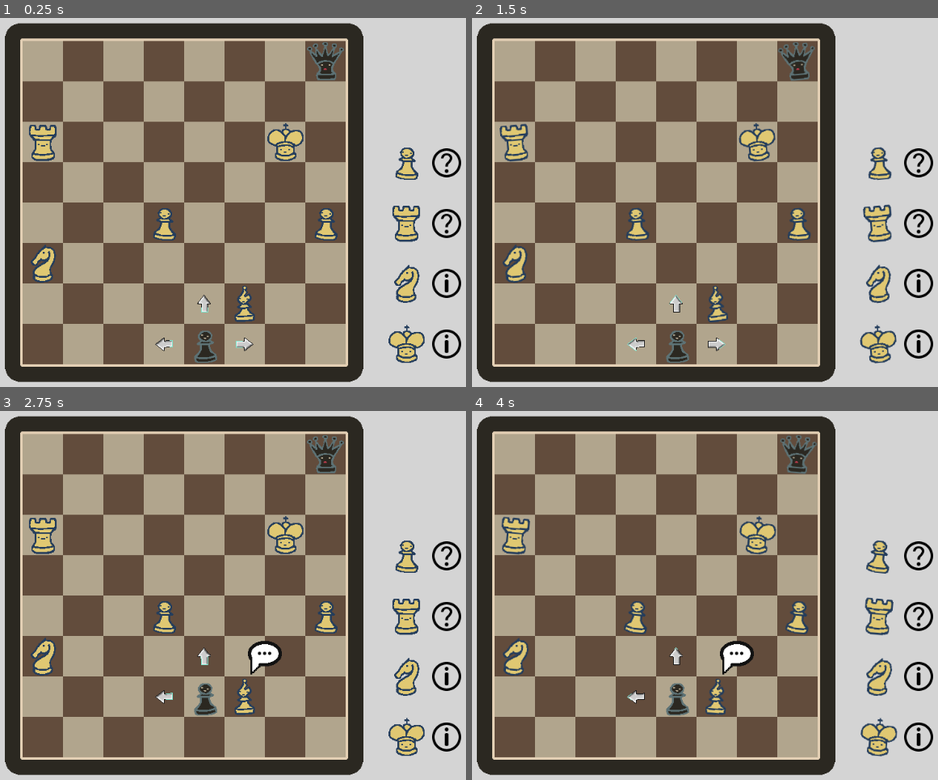
Above: before the commit, frames 1-4 (two rows, left to right).
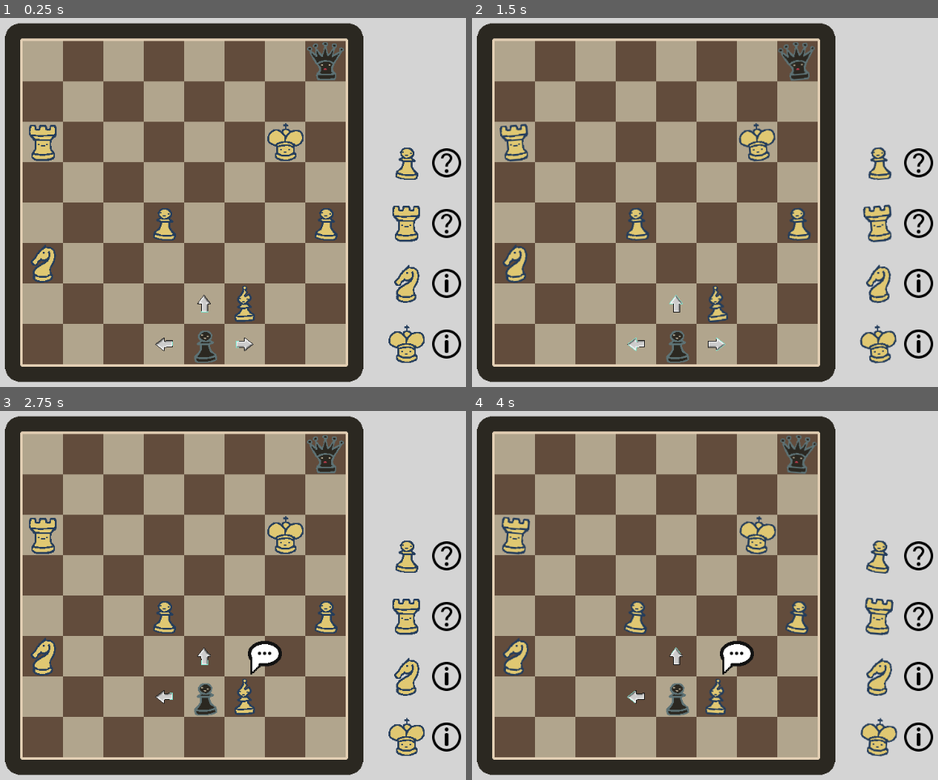
Above: after the commit, the same moments.

Repository: Windastella/ScribbleJam
Game: Godot game, scene res://Scenes/Main.tscn
Two runs of this game, one before a commit and one after it. Both use one fixed random seed, a clock stepped at 60 frames per second and the inputs below.
Inputs (mouse positions are in pixels of both pictures, inside the frame that each line leads up to):
- Up to frame 1 (0.25 s): no input
- Up to frame 2 (1.5 s): move the mouse to (718, 342) at 0.52 s; click (718, 342) at 0.67 s; move the mouse to (677, 342) at 1.27 s; click (677, 342) at 1.42 s
- Up to frame 3 (2.75 s): move the mouse to (205, 695) at 2.02 s; click (205, 695) at 2.17 s
- Up to frame 4 (4 s): move the mouse to (737, 654) at 2.77 s; click (737, 654) at 2.92 s; move the mouse to (756, 625) at 3.52 s; click (756, 625) at 3.67 s

The runs differ from the first frame. In frame 1, less than 0.1% of the frame differs, in the area x 36-53%, y 76-90%; in frame 2, less than 0.1%; in frame 3, less than 0.1%; in frame 4, less than 0.1%.

Commit message:
basic sounds

Diff:
--- a/Scenes/Base_Level.tscn
+++ b/Scenes/Base_Level.tscn
@@ -8,6 +8,7 @@
 [ext_resource path="res://assets/UI_Elements02.png" type="Texture" id=6]
 [ext_resource path="res://assets/UI_Button.tres" type="StyleBox" id=7]
 [ext_resource path="res://Scripts/Level.gd" type="Script" id=8]
+[ext_resource path="res://assets/Sounds/Thinking_Music.wav" type="AudioStream" id=9]
 
 [sub_resource type="RectangleShape2D" id=1]
 extents = Vector2( 256, 32 )
@@ -237,6 +238,10 @@
 __meta__ = {
 "_editor_description_": ""
 }
+
+[node name="AudioStreamPlayer" type="AudioStreamPlayer" parent="."]
+stream = ExtResource( 9 )
+autoplay = true
 [connection signal="body_entered" from="Board/Goal" to="." method="_on_Goal_body_entered"]
 [connection signal="pressed" from="CanvasLayer/UI/Options/CenterContainer/HBoxContainer/King" to="." method="_on_King_pressed"]
 [connection signal="pressed" from="CanvasLayer/UI/Options/CenterContainer/HBoxContainer/Queen" to="." method="_on_Queen_pressed"]
--- a/Scenes/Main.tscn
+++ b/Scenes/Main.tscn
@@ -1,10 +1,7 @@
-[gd_scene load_steps=3 format=2]
+[gd_scene load_steps=2 format=2]
 
 [ext_resource path="res://Scenes/Levels/Level1.tscn" type="PackedScene" id=1]
-[ext_resource path="res://Scripts/Main.gd" type="Script" id=2]
 
 [node name="Main" type="Node2D"]
-script = ExtResource( 2 )
-initial_scene = ExtResource( 1 )
 
-[node name="Level" type="Node2D" parent="."]
+[node name="Level" parent="." instance=ExtResource( 1 )]
--- a/Scenes/Player.tscn
+++ b/Scenes/Player.tscn
@@ -118,7 +118,7 @@
 
 [node name="Sprite" type="AnimatedSprite" parent="Arrows/Right"]
 frames = SubResource( 22 )
-frame = 19
+frame = 17
 speed_scale = 5.0
 playing = true
 
@@ -131,7 +131,7 @@
 [node name="Sprite" type="AnimatedSprite" parent="Arrows/Left"]
 rotation = 3.14159
 frames = SubResource( 22 )
-frame = 17
+frame = 15
 speed_scale = 5.0
 playing = true
 
@@ -144,7 +144,7 @@
 [node name="Sprite" type="AnimatedSprite" parent="Arrows/Up"]
 rotation = -1.5708
 frames = SubResource( 22 )
-frame = 18
+frame = 16
 speed_scale = 5.0
 playing = true
 
@@ -156,6 +156,8 @@
 
 [node name="Shape" type="CollisionShape2D" parent="Arrows/Down"]
 shape = SubResource( 23 )
+
+[node name="AudioStreamPlayer" type="AudioStreamPlayer" parent="."]
 [connection signal="body_entered" from="Arrows/Right" to="." method="_on_Right_body_entered"]
 [connection signal="body_exited" from="Arrows/Right" to="." method="_on_Right_body_exited"]
 [connection signal="input_event" from="Arrows/Right" to="." method="_on_Right_input_event"]
--- a/Scripts/Player.gd
+++ b/Scripts/Player.gd
@@ -4,10 +4,18 @@
 # Declare member variables here. Examples:
 # var a = 2
 # var b = "text"
-
+var rng = RandomNumberGenerator.new()
+var move_sounds = [
+	load("res://assets/Sounds/Movement_sound_1.wav"),
+	load("res://assets/Sounds/Movement_sound_2.wav"),
+	load("res://assets/Sounds/Movement_sound_3.wav"),
+	load("res://assets/Sounds/Movement_sound_4.wav"),
+	load("res://assets/Sounds/Movement_sound_5.wav")
+]
 
 # Called when the node enters the scene tree for the first time.
 func _ready():
+	rng.randomize()
 	pass # Replace with function body.
 
 
@@ -20,18 +28,20 @@
 	if event is InputEventMouseButton:
 		if(event.button_index == BUTTON_LEFT && event.pressed):
 			position.x += 64;
-
+			play_move_sound()
 
 func _on_Left_input_event(_viewport, event, _shape_idx):
 	if event is InputEventMouseButton:
 		if(event.button_index == BUTTON_LEFT && event.pressed):
 			position.x -= 64;
+			play_move_sound()
 
 
 func _on_Up_input_event(_viewport, event, _shape_idx):
 	if event is InputEventMouseButton:
 		if(event.button_index == BUTTON_LEFT && event.pressed):
 			position.y -= 64;
+			play_move_sound()
 
 # hide on collision and trigger entity
 func _display_interaction(body):
@@ -85,3 +95,8 @@
 	$Arrows/Down.show();
 	$Arrows/Down.input_pickable = true;
 	_hide_interaction(body)
+
+
+func play_move_sound():
+	$AudioStreamPlayer.stream = move_sounds[rng.randi_range(0, move_sounds.size()-1)]
+	$AudioStreamPlayer.play()
Not shown: 2 places in Scenes/Base_Figures.tscn that only renumber resources
Not shown: 1 places in Scenes/Base_Level.tscn that only renumber resources
Not shown, added: assets/Sounds/Movement_sound_1.wav.import
Not shown, added: assets/Sounds/Movement_sound_2.wav.import
Not shown, added: assets/Sounds/Movement_sound_3.wav.import
Not shown, added: assets/Sounds/Movement_sound_4.wav.import
Not shown, added: assets/Sounds/Movement_sound_5.wav.import
Not shown, added: assets/Sounds/Thinking_Music.wav.import
Not shown, added: assets/Sounds/Movement_sound_1.wav
Not shown, added: assets/Sounds/Movement_sound_2.wav
Not shown, added: assets/Sounds/Movement_sound_3.wav
Not shown, added: assets/Sounds/Movement_sound_4.wav
(and 2 more such lines)
